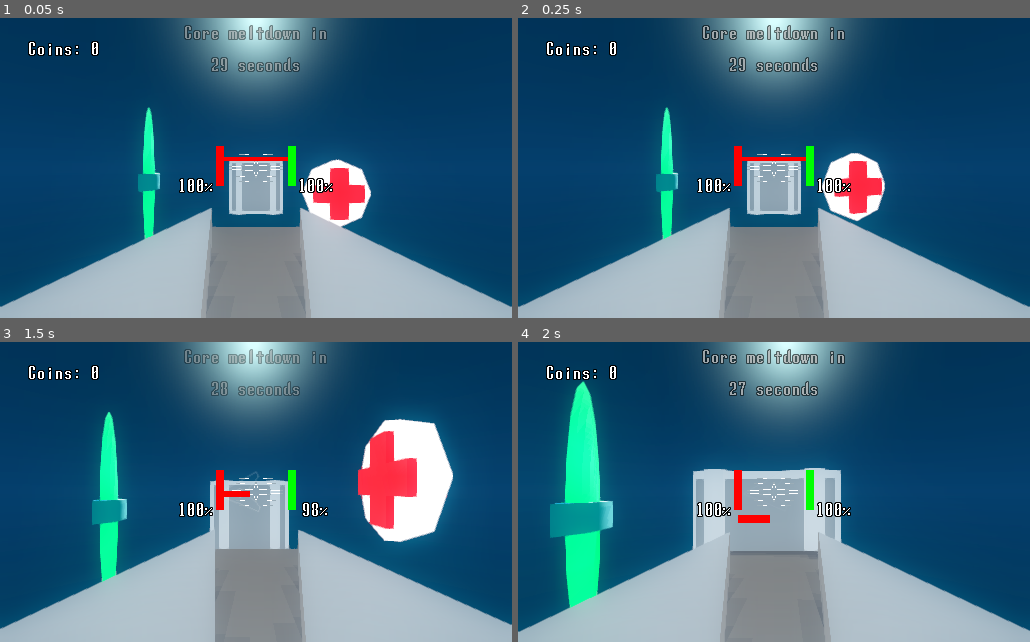
Above: before the commit, frames 1-4 (two rows, left to right).
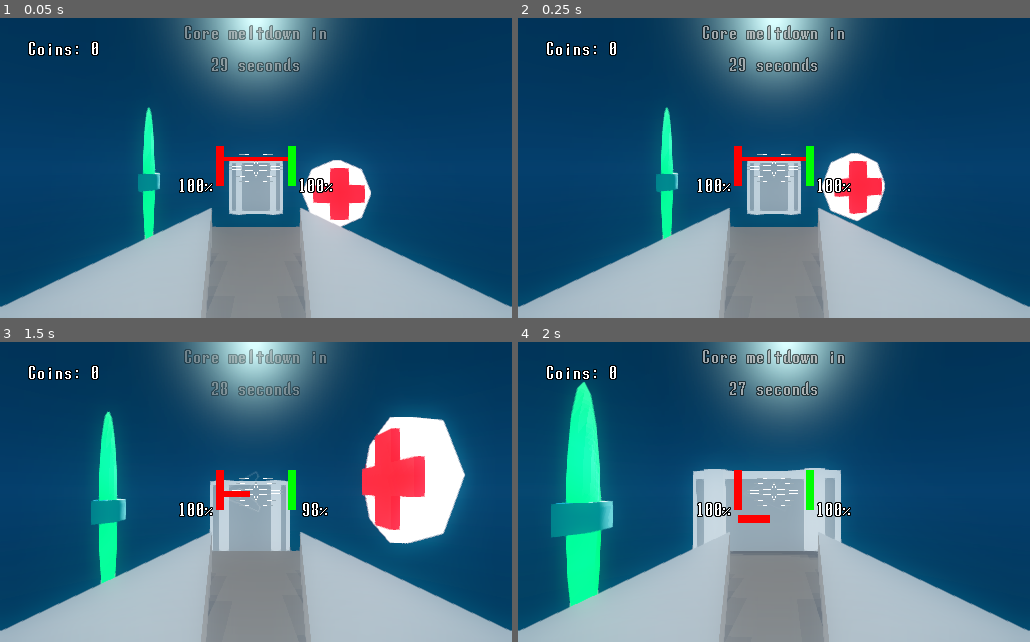
Above: after the commit, the same moments.

Repository: TheEvenOnes/core-breach
Game: Godot game, scene res://src/root/Root.tscn
The game is run twice, just before and just after one commit, with the same random seed, the same clock (stepped at 60 frames per second) and the same inputs.
Inputs (mouse positions are in pixels of both pictures, inside the frame that each line leads up to):
- Up to frame 1 (0.05 s): no input
- Up to frame 2 (0.25 s): no input
- Up to frame 3 (1.5 s): move the mouse to (281, 492) at 0.52 s; hold W (throttle_forward) from 0.53 s (still down); click (281, 492) at 0.6 s; move the mouse to (230, 492) at 1.27 s; tap Shift (throttle_overdrive) at 1.35 s
- Up to frame 4 (2 s): keep holding W (throttle_forward)

The runs differ from the first frame. In frame 1, 0.2% of the frame differs, in the area x 0-100%, y 46-96%; in frame 2, nothing differs; in frame 3, 4.9%, in the area x 0-100%, y 23-100%; in frame 4, 0.8%.

Commit message:
Fix more out-of-tree errors, decouple player from crate

Diff:
--- a/src/arena/Arena.tscn
+++ b/src/arena/Arena.tscn
@@ -56,52 +56,55 @@
 
 [node name="Arena" type="Spatial"]
 
-[node name="InterpolatedCamera2" type="Camera" parent="."]
+[node name="Player" type="Spatial" parent="."]
+
+[node name="MainCamera" type="Camera" parent="Player"]
 current = true
 far = 750.0
 script = ExtResource( 15 )
 target = NodePath("../Spaceship/Camera")
 
-[node name="Spaceship" type="RigidBody" parent="." groups=[
+[node name="Spaceship" type="RigidBody" parent="Player" groups=[
 "player.ship",
 ]]
 contact_monitor = true
 script = ExtResource( 1 )
 ammo_regen = 10.0
 
-[node name="CollisionShape" type="CollisionShape" parent="Spaceship"]
+[node name="CollisionShape" type="CollisionShape" parent="Player/Spaceship"]
 shape = SubResource( 1 )
 
-[node name="MeshInstance" type="MeshInstance" parent="Spaceship"]
+[node name="MeshInstance" type="MeshInstance" parent="Player/Spaceship"]
 transform = Transform( 9.55343e-15, -2.18557e-07, 0.8, -0.3, -1.31134e-08, 0, 5.68248e-08, -1.3, -2.40413e-07, 0, 0, 0 )
 mesh = SubResource( 2 )
 material/0 = SubResource( 3 )
 
-[node name="MeshInstance" type="MeshInstance" parent="Spaceship/MeshInstance"]
+[node name="MeshInstance" type="MeshInstance" parent="Player/Spaceship/MeshInstance"]
 transform = Transform( -1.31134e-08, -2.53526e-07, 0.8, 1.78629e-08, 0.8, 1.82915e-07, -0.4875, -1.36598e-07, -5.68248e-08, -0.666667, -0.538461, -0.5 )
 mesh = SubResource( 2 )
 material/0 = SubResource( 4 )
 
-[node name="MeshInstance2" type="MeshInstance" parent="Spaceship/MeshInstance"]
+[node name="MeshInstance2" type="MeshInstance" parent="Player/Spaceship/MeshInstance"]
 transform = Transform( -1.31134e-08, -2.53526e-07, 0.8, 1.78629e-08, 0.8, 1.82915e-07, -0.4875, -1.36598e-07, -5.68248e-08, -0.666667, -0.538461, 0.5 )
 mesh = SubResource( 2 )
 material/0 = SubResource( 4 )
 
-[node name="Camera" type="Camera" parent="Spaceship"]
+[node name="Camera" type="Camera" parent="Player/Spaceship"]
 transform = Transform( 1, 0, 0, 0, 1, 0, 0, 0, 1, 0, 0.8, 1.6 )
+current = true
 far = 750.0
 
-[node name="ProjectileShooter" type="Position3D" parent="Spaceship/Camera"]
+[node name="ProjectileShooter" type="Position3D" parent="Player/Spaceship/Camera"]
 transform = Transform( 1, 0, 0, 0, 1, 0, 0, 0, 1, 0, 0, -1.87811 )
 
-[node name="GUI" type="Control" parent="Spaceship/Camera"]
+[node name="GUI" type="Control" parent="Player/Spaceship/Camera"]
 anchor_right = 1.0
 anchor_bottom = 1.0
 __meta__ = {
 "_edit_use_anchors_": false
 }
 
-[node name="Crosshair" type="TextureRect" parent="Spaceship/Camera/GUI"]
+[node name="Crosshair" type="TextureRect" parent="Player/Spaceship/Camera/GUI"]
 anchor_left = 0.5
 anchor_top = 0.5
 anchor_right = 0.5
@@ -115,12 +118,12 @@
 "_edit_use_anchors_": false
 }
 
-[node name="CrossTarget" type="Sprite" parent="Spaceship/Camera/GUI"]
+[node name="CrossTarget" type="Sprite" parent="Player/Spaceship/Camera/GUI"]
 modulate = Color( 1, 1, 1, 0 )
 position = Vector2( 511.58, 302.984 )
 texture = ExtResource( 3 )
 
-[node name="Health" type="ColorRect" parent="Spaceship/Camera/GUI"]
+[node name="Health" type="ColorRect" parent="Player/Spaceship/Camera/GUI"]
 margin_left = 216.0
 margin_top = 128.0
 margin_right = 224.0
@@ -131,7 +134,7 @@
 "_edit_use_anchors_": false
 }
 
-[node name="HealthLabel" type="Label" parent="Spaceship/Camera/GUI"]
+[node name="HealthLabel" type="Label" parent="Player/Spaceship/Camera/GUI"]
 margin_left = 176.0
 margin_top = 160.0
 margin_right = 216.0
@@ -145,7 +148,7 @@
 "_edit_use_anchors_": false
 }
 
-[node name="CoreMeltdown" type="Label" parent="Spaceship/Camera/GUI"]
+[node name="CoreMeltdown" type="Label" parent="Player/Spaceship/Camera/GUI"]
 margin_left = 128.0
 margin_right = 384.0
 margin_bottom = 32.0
@@ -158,7 +161,7 @@
 "_edit_use_anchors_": false
 }
 
-[node name="In" type="Label" parent="Spaceship/Camera/GUI/CoreMeltdown"]
+[node name="In" type="Label" parent="Player/Spaceship/Camera/GUI/CoreMeltdown"]
 margin_top = 32.0
 margin_right = 256.0
 margin_bottom = 64.0
@@ -171,7 +174,7 @@
 "_edit_use_anchors_": false
 }
 
-[node name="Ammo" type="ColorRect" parent="Spaceship/Camera/GUI"]
+[node name="Ammo" type="ColorRect" parent="Player/Spaceship/Camera/GUI"]
 margin_left = 288.0
 margin_top = 128.0
 margin_right = 296.0
@@ -179,7 +182,7 @@
 rect_pivot_offset = Vector2( 0, 40 )
 color = Color( 0, 1, 0, 1 )
 
-[node name="AmmoLabel" type="Label" parent="Spaceship/Camera/GUI"]
+[node name="AmmoLabel" type="Label" parent="Player/Spaceship/Camera/GUI"]
 margin_left = 296.0
 margin_top = 160.0
 margin_right = 336.0
@@ -193,7 +196,7 @@
 "_edit_use_anchors_": false
 }
 
-[node name="CoinsLabel" type="Label" parent="Spaceship/Camera/GUI"]
+[node name="CoinsLabel" type="Label" parent="Player/Spaceship/Camera/GUI"]
 margin_right = 128.0
 margin_bottom = 64.0
 custom_fonts/font = ExtResource( 9 )
@@ -204,14 +207,14 @@
 "_edit_use_anchors_": false
 }
 
-[node name="AudioStreamPlayer3D" type="AudioStreamPlayer3D" parent="Spaceship"]
+[node name="AudioStreamPlayer3D" type="AudioStreamPlayer3D" parent="Player/Spaceship"]
 stream = ExtResource( 4 )
 attenuation_model = 2
 unit_db = -5.0
 unit_size = 2.0
 bus = "Sounds"
 
-[node name="CoreSFX" type="AudioStreamPlayer3D" parent="Spaceship"]
+[node name="CoreSFX" type="AudioStreamPlayer3D" parent="Player/Spaceship"]
 stream = ExtResource( 5 )
 attenuation_model = 2
 unit_db = -20.0
--- a/src/arena/Spaceship.gd
+++ b/src/arena/Spaceship.gd
@@ -79,7 +79,6 @@
     $AudioStreamPlayer3D.play()
 
 func _ready() -> void:
-
   contact_monitor = true
   contacts_reported = true
   linear_damp = 1.5
--- a/src/objects/Crate.gd
+++ b/src/objects/Crate.gd
@@ -16,15 +16,17 @@
 func _physics_process(delta: float) -> void:
   var pos = get_viewport().get_camera().unproject_position(global_transform.origin)
   var rect = get_viewport().size
-  var player = get_parent().get_node('Spaceship')
-  var dist_to_player = global_transform.origin.distance_to(player.global_transform.origin)
+  var player = (get_tree().get_nodes_in_group("player.ship"))[0]
 
-  $Control/ColorRect.rect_position = pos + Vector2(-32, - 32 + 16 * clamp(2.0 / dist_to_player, 0.0, 1.0))
-  $Control/ColorRect.rect_scale = Vector2(min(1.0, 4.0 / dist_to_player), min(1.0, 4.0 / dist_to_player))
-  var direction = -player.global_transform.basis.z
+  if player != null:
+    var dist_to_player = global_transform.origin.distance_to(player.global_transform.origin)
 
-  var to_player = global_transform.origin - player.global_transform.origin
-  $Control.visible = to_player.dot(direction) > 0
+    $Control/ColorRect.rect_position = pos + Vector2(-32, - 32 + 16 * clamp(2.0 / dist_to_player, 0.0, 1.0))
+    $Control/ColorRect.rect_scale = Vector2(min(1.0, 4.0 / dist_to_player), min(1.0, 4.0 / dist_to_player))
+    var direction = -player.global_transform.basis.z
+
+    var to_player = global_transform.origin - player.global_transform.origin
+    $Control.visible = to_player.dot(direction) > 0
 
   update_gui()
 
@@ -34,11 +36,11 @@
 
 
 func update_gui() -> void:
-  $Control/ColorRect.rect_scale.x = max(0.1, health / MAX_HEALTH)
+  $Control/ColorRect.rect_scale.x = health / MAX_HEALTH
 
 func damage(amount: float) -> void:
   health -= amount
-  if health < 0.0:
+  if health <= 0.0:
     var fx = CrateExplodeFX.instance()
     FxManager.add_fx(fx)
     fx.global_transform.origin = global_transform.origin
--- a/src/weapon/Projectile.gd
+++ b/src/weapon/Projectile.gd
@@ -11,10 +11,13 @@
   $MeshInstance.get_surface_material(0).emission = energy_color
   contact_monitor = true
   contacts_reported = true
-  yield(get_tree().create_timer(lifetime), 'timeout')
-  queue_free()
 
 func _physics_process(delta: float) -> void:
+  lifetime -= delta
+  if lifetime < 0.0:
+    queue_free()
+    return
+
   var colliding_bodies = get_colliding_bodies()
   if colliding_bodies.size() > 0:
     var effect = ProjectileExplodeEffect.instance()
